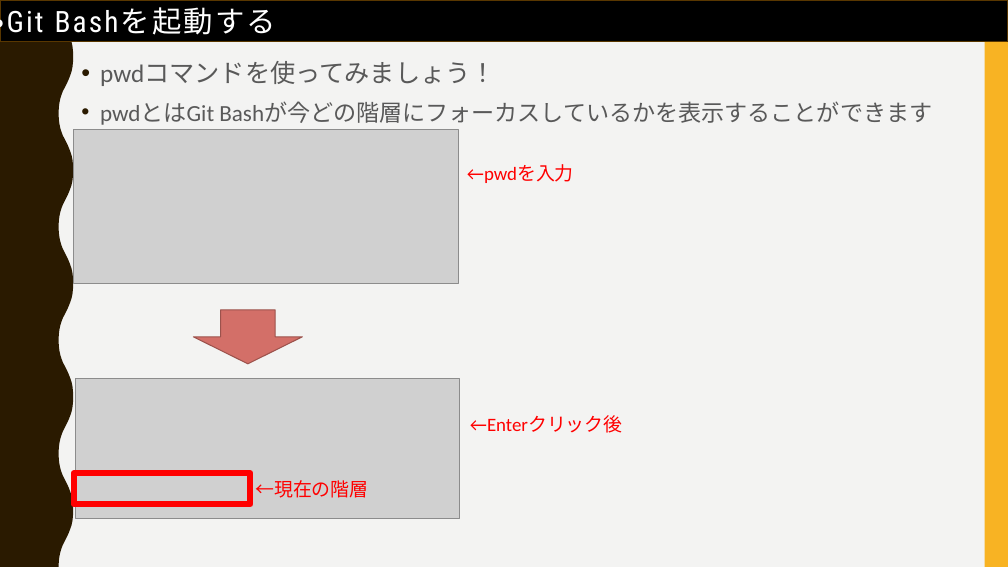
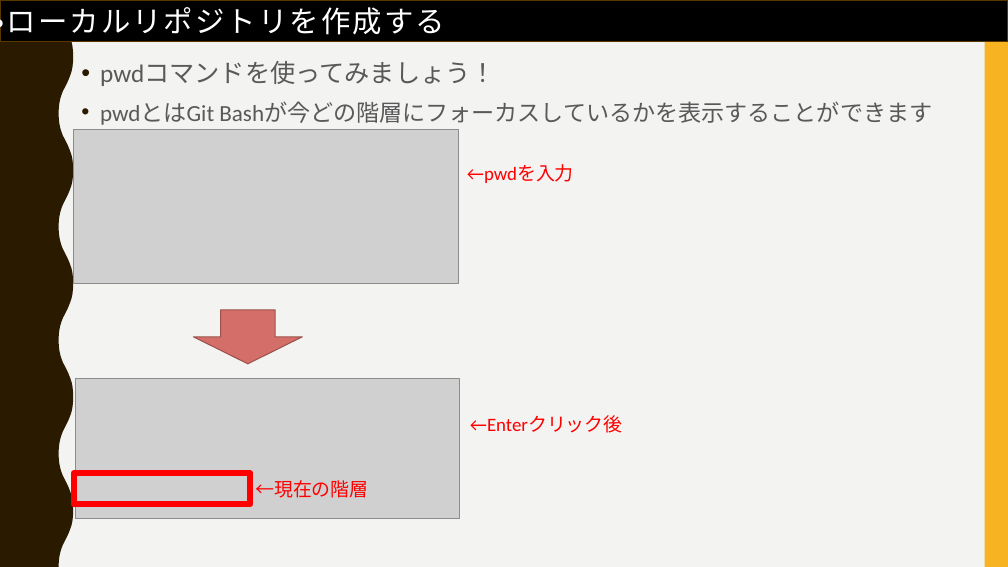
Before and after one commit to FIY24554/git_test, a slide deck: slide 17 of githubについて.pptx (slide 16 before the commit). Drawn at 1008x567 pixels with LibreOffice and Linux fonts; fonts in the diff are those of the drawing; grey boxes stand for pictures. Boxes give left, top, right and bottom in pixels: in the first picture for what was removed or moved away, otherwise in the second. Text is boxed around its words. In the diff, an @@ line names an element or a change of style, - is before the commit and + after.

```diff
--- a/githubについて.pptx
+++ b/githubについて.pptx
@@ text at <box>0,2,445,40</box>: text changed @@
-・Git Bashを起動する
+・ローカルリポジトリを作成する
```
Also in this commit, not shown: 8 slides added, 1 slide removed.
